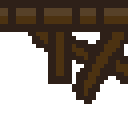
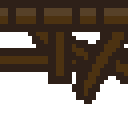
Two versions of the same layered image (128 × 128). Layer-by-layer changes:
removed layer "Hintergrund-Kopie" over [0, 48, 128, 72]
painted on "Hintergrund" over [0, 48, 128, 72]
